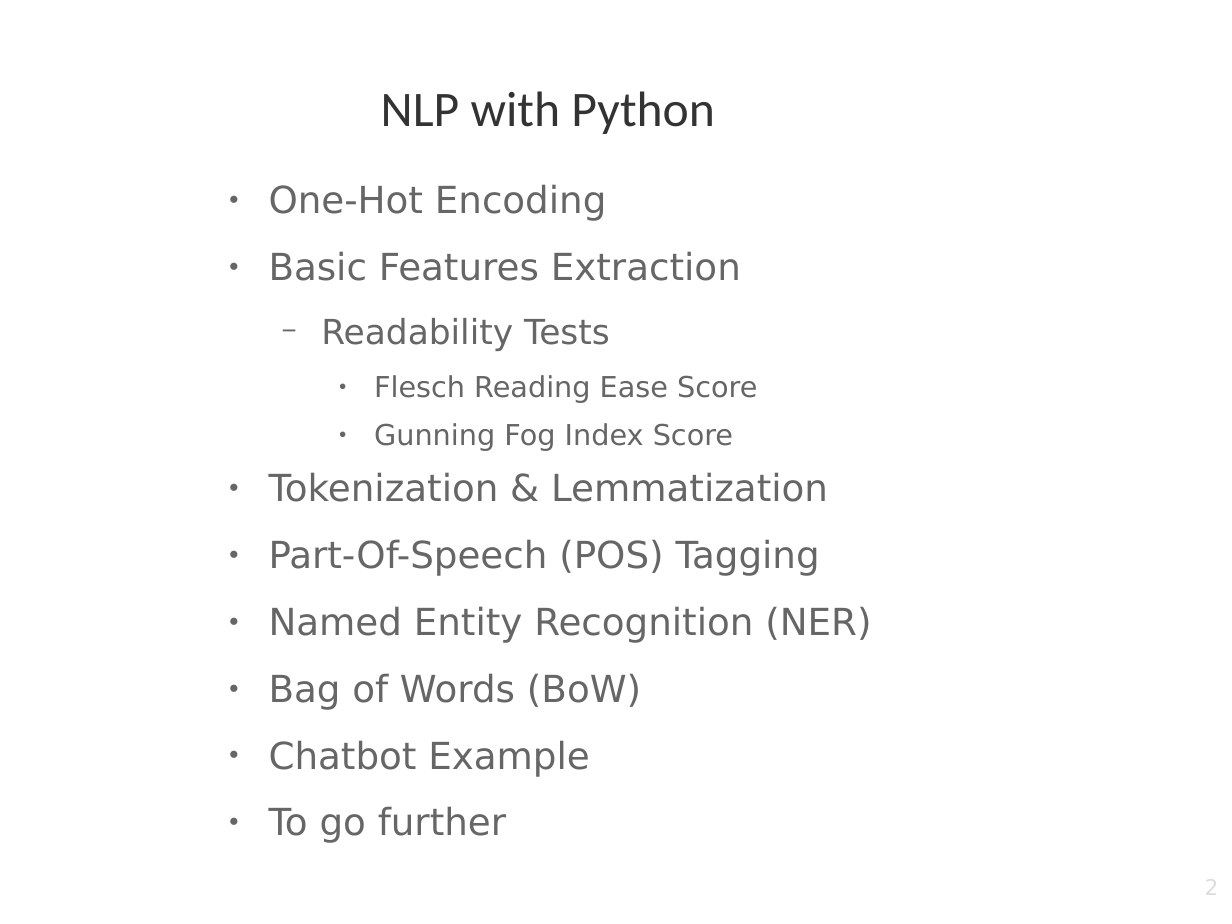
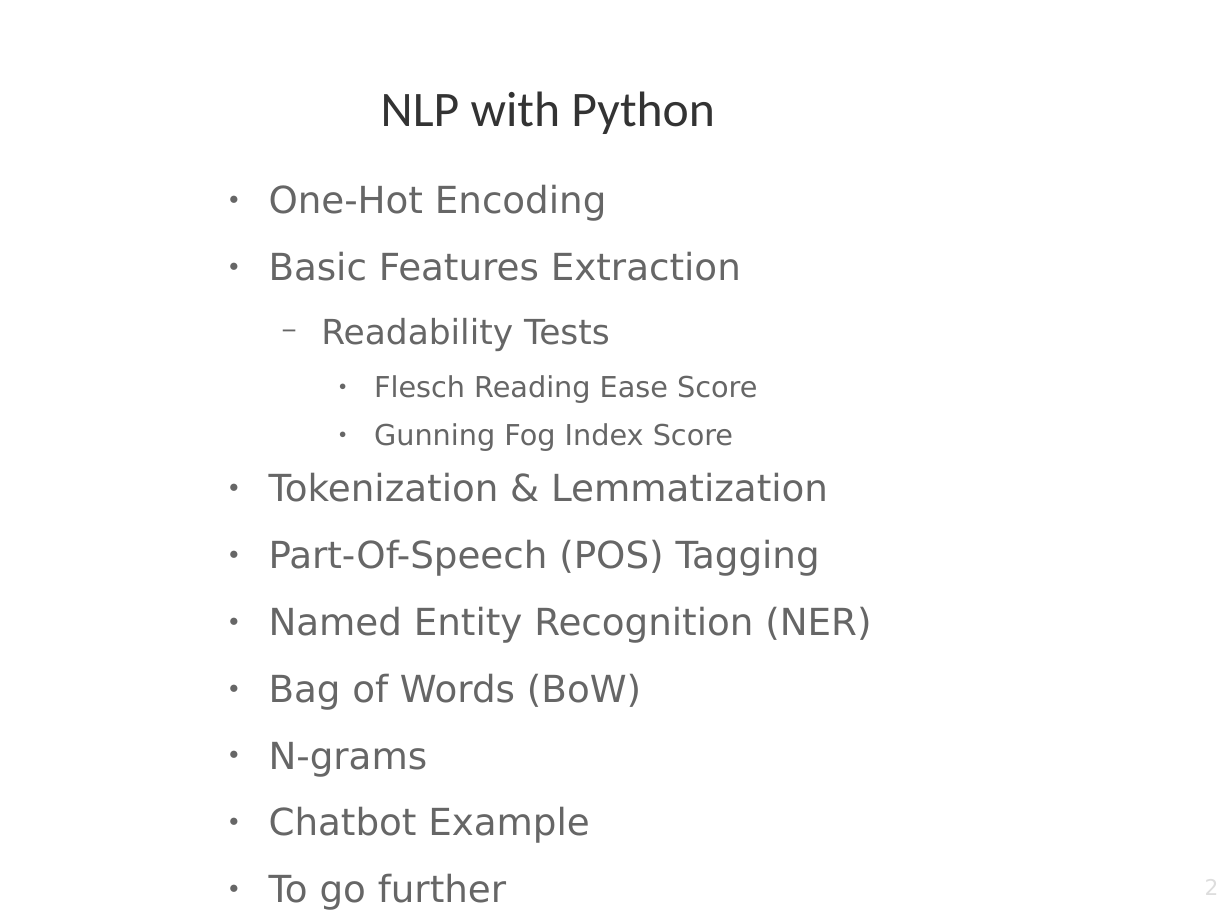
Before and after one commit to nam4dev/nlp_demonstration, a slide deck: slide 2 of NLP_with_Python.odp. Drawn at 1232x924 pixels with LibreOffice and Linux fonts; fonts in the diff are those of the drawing; background and template pictures are left out. Boxes give left, top, right and bottom in pixels: in the first picture for what was removed or moved away, otherwise in the second. Text is boxed around its words. In the diff, an @@ line names an element or a change of style, - is before the commit and + after.

Commit message:
Update presentation slides

```diff
--- a/NLP_with_Python.odp
+++ b/NLP_with_Python.odp
@@ text at [269, 742, 428, 776]: paragraph added @@
+● N-grams
```
Also in this commit, not shown: 1 other slide changed, 3 slides added, 1 other file.
